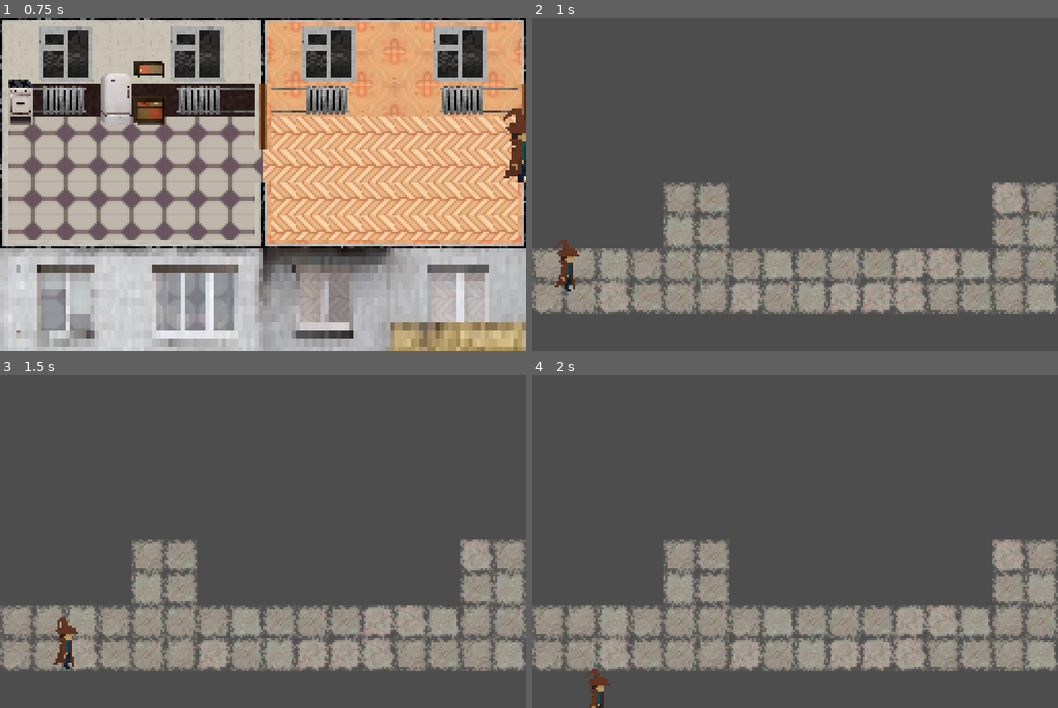
Above: before the commit, frames 1-4 (two rows, left to right).
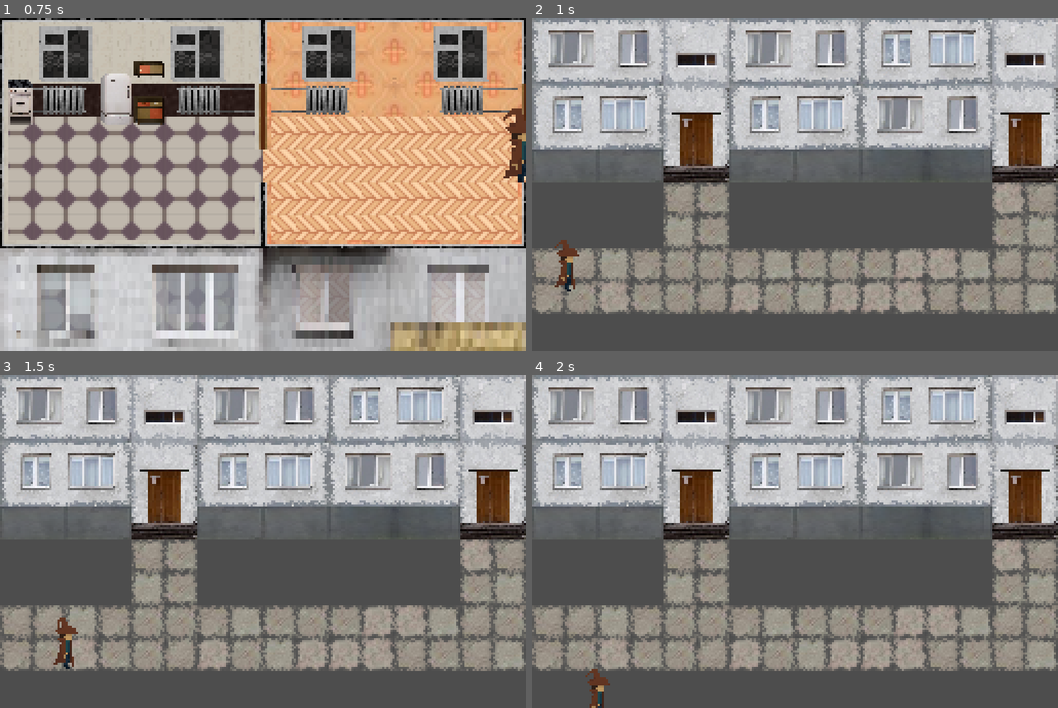
Above: after the commit, the same moments.

Repository: vydramain/Solidmaid
Game: Godot game, scene res://resources/levels/main/Main.tscn
Two runs of this game, one before a commit and one after it. Both use one fixed random seed, a clock stepped at 60 frames per second and the inputs below. The engine's default icon, where the game draws it, is replaced by a stand-in: a white triangle on a blue panel in a dark square.
Inputs (mouse positions are in pixels of both pictures, inside the frame that each line leads up to):
- Up to frame 1 (0.75 s): move the mouse to (378, 167) at 0.52 s; press the mouse at (378, 167) at 0.53 s; hold D (move_right) from 0.53 s (still down)
- Up to frame 2 (1 s): keep holding D (move_right)
- Up to frame 3 (1.5 s): move the mouse to (157, 558) at 1.27 s; release D (move_right) at 1.28 s; release the mouse at (157, 558) at 1.28 s; hold S (move_down) from 1.28 s (still down); click (157, 558) at 1.35 s
- Up to frame 4 (2 s): keep holding S (move_down)

Frame 1 is identical in both runs. In frame 2, 43% of the frame differs, in the area x 0-100%, y 0-50%; in frame 3, 43%; in frame 4, 43%.

Commit message:
Updated upper generation algorythm for ligth building

Diff:
--- a/project.godot
+++ b/project.godot
@@ -93,3 +93,5 @@
 [rendering]
 
 textures/canvas_textures/default_texture_filter=0
+renderer/rendering_method="gl_compatibility"
+renderer/rendering_method.mobile="gl_compatibility"
--- a/resources/levels/outside/Outside_Map_Layer.gd
+++ b/resources/levels/outside/Outside_Map_Layer.gd
@@ -33,7 +33,7 @@
 
 var MAX_CHUNKS: int = 10
 
-var ATLAS_SOURCE_ID = 0
+var ATLAS_SOURCE_ID = 2
 
 var ROAD_BACKGROUND_TILE_SIZE = Vector2i(2, 3)
 var ROAD_BACKGROUND_UPPER_LEFT_CORNER_TILES_ATLAS_COORDS = [ Vector2i(4, 0) ]
@@ -87,7 +87,7 @@
 	Vector2i(16, 12),
 ]
 
-var LIGHT_BUILDING_WINDOWS_TILE_SIZE = Vector2i(2, 2)
+var LIGHT_BUILDING_WINDOWS_TILE_SIZE = Vector2i(4, 2)
 var LIGHT_BUILDING_WINDOWS_UPPER_LEFT_CORNER_TILES_ATLAS_COORDS = [
 	Vector2i(10, 8),
 	Vector2i(14, 8),
@@ -123,12 +123,13 @@
 	_log("_ready - start")
 	randomize()
 
-	#_log("_ready - drawing initial upper chunk: LIGHT_BUILDING at index 0")
-	#draw_upper_chunk_background(UPPER_CHUNK.LIGTH_BUILDING, 0)
-	#
+	_log("_ready - drawing initial upper chunk: LIGHT_BUILDING at index 0")
+	draw_upper_chunk_background(UPPER_CHUNK.LIGTH_BUILDING, 0)
+
 	#_log("_ready - drawing initial lower chunk: GRASS at index 0")
 	#draw_lower_chunk_background(LOWER_CHUNK.GRASS, 0)
-	#_log("_ready - completed initial drawing")
+
+	_log("_ready - completed initial drawing")
 
 
 func spawn_new_entity_at(entity: PackedScene, new_position: Vector2i, new_z_index: int = 0) -> Node2D:
@@ -184,20 +185,83 @@
 	_log("_fill_light_building - start | start_x=" + str(start_x) + " start_y=" + str(start_y))
 
 	# Drawing basement (tile coords, not pixels)
-	for i in range(0, CHUNK_TILE_WIDTH):
-		var cell_pos = Vector2i(start_x + i, start_y + 5) # tile coordinates
+	for i in range(0, CHUNK_TILE_WIDTH / LIGHT_BUILDING_BASEMENT_TILE_SIZE.x):
+		var x_pos = start_x + (i * LIGHT_BUILDING_BASEMENT_TILE_SIZE.x)         # Next x position depends on basement legth
+		var y_pos = start_y + 4                                                 # Basement position are same for all chunks
+		var cell_pos = Vector2i(x_pos, y_pos)                                   # Tile coordinates based on each chunk
 		var atlas_coords_index = randi() % LIGHT_BUILDING_BASEMENT_UPPER_LEFT_CORNER_TILES_ATLAS_COORDS.size()
 		var atlas_coords_of_tile = LIGHT_BUILDING_BASEMENT_UPPER_LEFT_CORNER_TILES_ATLAS_COORDS[atlas_coords_index]
-		BACKGROUND_SCENE.set_cell(cell_pos, ATLAS_SOURCE_ID, atlas_coords_of_tile)
+		for t in LIGHT_BUILDING_BASEMENT_TILE_SIZE.x:
+			BACKGROUND_SCENE.set_cell(cell_pos + Vector2i(t, 0), ATLAS_SOURCE_ID, atlas_coords_of_tile + Vector2i(t, 0))
+
 	_log("_fill_light_building - basement tiles placed: count=" + str(CHUNK_TILE_WIDTH))
 
-	# Drawing windows
-	for i in range(0, CHUNK_TILE_WIDTH):
-		var cell_pos = Vector2i(start_x + i, start_y)
+	# Drawing first line of windows
+	var first_windows_indent = 0
+	for i in range(0, CHUNK_TILE_WIDTH / (LIGHT_BUILDING_WINDOWS_TILE_SIZE.x + (LIGHT_BUILDING_ENTRANCE_WINDOW_TILE_SIZE.x * 0.5))):
+		var x_pos = start_x + first_windows_indent
+		var y_pos = start_y + (0 * LIGHT_BUILDING_WINDOWS_TILE_SIZE.y)
+
+		if i % 2 == 0:
+			first_windows_indent += (LIGHT_BUILDING_WINDOWS_TILE_SIZE.x + LIGHT_BUILDING_ENTRANCE_WINDOW_TILE_SIZE.x)
+		else:
+			first_windows_indent += (LIGHT_BUILDING_WINDOWS_TILE_SIZE.x)
+
+		var cell_pos = Vector2i(x_pos, y_pos)
 		var atlas_coords_index = randi() % LIGHT_BUILDING_WINDOWS_UPPER_LEFT_CORNER_TILES_ATLAS_COORDS.size()
 		var atlas_coords_of_tile = LIGHT_BUILDING_WINDOWS_UPPER_LEFT_CORNER_TILES_ATLAS_COORDS[atlas_coords_index]
-		BACKGROUND_SCENE.set_cell(cell_pos, ATLAS_SOURCE_ID, atlas_coords_of_tile)
-	_log("_fill_light_building - window tiles placed: count=" + str(CHUNK_TILE_WIDTH))
+		for t_y in LIGHT_BUILDING_WINDOWS_TILE_SIZE.y:
+			for t_x in LIGHT_BUILDING_WINDOWS_TILE_SIZE.x:
+				BACKGROUND_SCENE.set_cell(cell_pos + Vector2i(t_x, t_y), ATLAS_SOURCE_ID, atlas_coords_of_tile + Vector2i(t_x, t_y))
+
+	_log("_fill_light_building - first line of window tiles placed: count=" + str(CHUNK_TILE_WIDTH))
+
+	# Drawing second line of windows
+	var second_windows_indent = 0
+	for i in range(0, CHUNK_TILE_WIDTH / (LIGHT_BUILDING_WINDOWS_TILE_SIZE.x + (LIGHT_BUILDING_ENTRANCE_WINDOW_TILE_SIZE.x * 0.5))):
+		var x_pos = start_x + second_windows_indent
+		var y_pos = start_y + (1 * LIGHT_BUILDING_WINDOWS_TILE_SIZE.y)
+
+		if i % 2 == 0:
+			second_windows_indent += (LIGHT_BUILDING_WINDOWS_TILE_SIZE.x + LIGHT_BUILDING_ENTRANCE_WINDOW_TILE_SIZE.x)
+		else:
+			second_windows_indent += (LIGHT_BUILDING_WINDOWS_TILE_SIZE.x)
+
+		var cell_pos = Vector2i(x_pos, y_pos)
+		var atlas_coords_index = randi() % LIGHT_BUILDING_WINDOWS_UPPER_LEFT_CORNER_TILES_ATLAS_COORDS.size()
+		var atlas_coords_of_tile = LIGHT_BUILDING_WINDOWS_UPPER_LEFT_CORNER_TILES_ATLAS_COORDS[atlas_coords_index]
+		for t_y in LIGHT_BUILDING_WINDOWS_TILE_SIZE.y:
+			for t_x in LIGHT_BUILDING_WINDOWS_TILE_SIZE.x:
+				BACKGROUND_SCENE.set_cell(cell_pos + Vector2i(t_x, t_y), ATLAS_SOURCE_ID, atlas_coords_of_tile + Vector2i(t_x, t_y))
+
+	_log("_fill_light_building - second line of window tiles placed: count=" + str(CHUNK_TILE_WIDTH))
+
+	# Drawing windows entrances
+	for i in range(0, CHUNK_TILE_WIDTH / (LIGHT_BUILDING_ENTRANCE_WINDOW_TILE_SIZE.x + (LIGHT_BUILDING_WINDOWS_TILE_SIZE.x * 2))):
+		var x_pos = start_x + (i * (LIGHT_BUILDING_ENTRANCE_WINDOW_TILE_SIZE.x + (LIGHT_BUILDING_WINDOWS_TILE_SIZE.x * 2))) + LIGHT_BUILDING_WINDOWS_TILE_SIZE.x
+		var y_pos = start_y + (0 * LIGHT_BUILDING_ENTRANCE_WINDOW_TILE_SIZE.y)
+		var cell_pos = Vector2i(x_pos, y_pos)
+		var atlas_coords_index = randi() % LIGHT_BUILDING_ENTRANCE_WINDOW_UPPER_LEFT_CORNER_TILES_ATLAS_COORDS.size()
+		var atlas_coords_of_tile = LIGHT_BUILDING_ENTRANCE_WINDOW_UPPER_LEFT_CORNER_TILES_ATLAS_COORDS[atlas_coords_index]
+		for t_y in LIGHT_BUILDING_ENTRANCE_WINDOW_TILE_SIZE.y:
+			for t_x in LIGHT_BUILDING_ENTRANCE_WINDOW_TILE_SIZE.x:
+				BACKGROUND_SCENE.set_cell(cell_pos + Vector2i(t_x, t_y), ATLAS_SOURCE_ID, atlas_coords_of_tile + Vector2i(t_x, t_y))
+
+	_log("_fill_light_building - windows entrances tiles placed: count=" + str(CHUNK_TILE_WIDTH))
+
+	# Drawing entrances
+	var entrances_indent
+	for i in range(0, CHUNK_TILE_WIDTH / (LIGHT_BUILDING_ENTRANCE_TILE_SIZE.x + (LIGHT_BUILDING_WINDOWS_TILE_SIZE.x * 2))):
+		var x_pos = start_x + (i * (LIGHT_BUILDING_ENTRANCE_TILE_SIZE.x + (LIGHT_BUILDING_WINDOWS_TILE_SIZE.x * 2))) + LIGHT_BUILDING_WINDOWS_TILE_SIZE.x
+		var y_pos = start_y + (1 * LIGHT_BUILDING_ENTRANCE_WINDOW_TILE_SIZE.y)
+		var cell_pos = Vector2i(x_pos, y_pos)
+		var atlas_coords_index = randi() % LIGHT_BUILDING_ENTRANCE_UPPER_LEFT_CORNER_TILES_ATLAS_COORDS.size()
+		var atlas_coords_of_tile = LIGHT_BUILDING_ENTRANCE_UPPER_LEFT_CORNER_TILES_ATLAS_COORDS[atlas_coords_index]
+		for t_y in LIGHT_BUILDING_ENTRANCE_TILE_SIZE.y:
+			for t_x in LIGHT_BUILDING_ENTRANCE_TILE_SIZE.x:
+				BACKGROUND_SCENE.set_cell(cell_pos + Vector2i(t_x, t_y), ATLAS_SOURCE_ID, atlas_coords_of_tile + Vector2i(t_x, t_y))
+
+	_log("_fill_light_building - entrances tiles placed: count=" + str(CHUNK_TILE_WIDTH))
 
 	_log("_fill_light_building - completed")
 
Not shown: 1 places in resources/entity/projecttiles/bircks/Brick.tscn that only renumber resources
